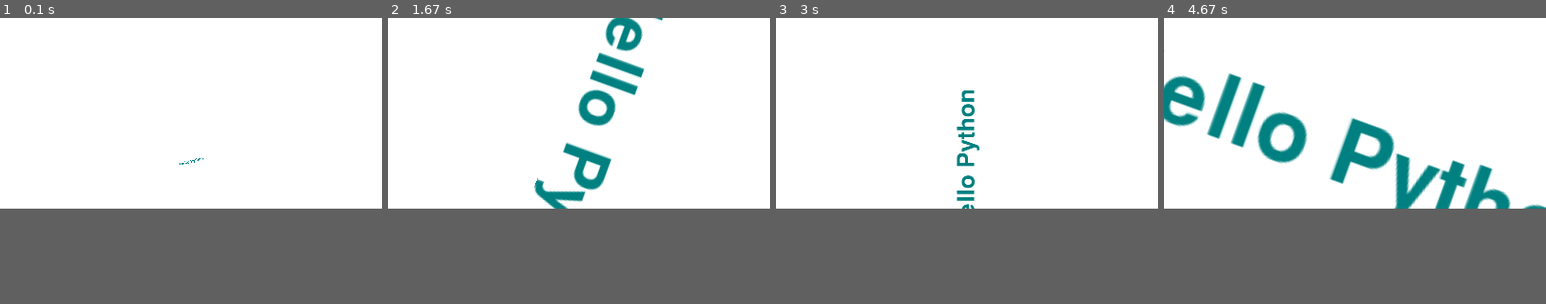
Above: before the commit, frames 1-4 (left to right).
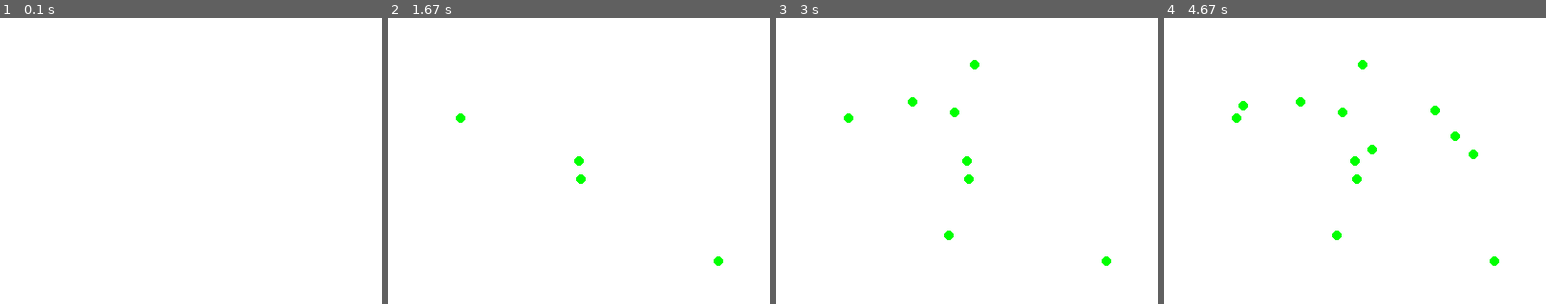
Above: after the commit, the same moments.

Repository: taketo-eng/pygame-practice
Game: pygame game, started from main.py
Same seed, same stepped clock (60 frames per second), same inputs: the game is played once before the commit and once after it.
Inputs (mouse positions are in pixels of both pictures, inside the frame that each line leads up to):
- Up to frame 1 (0.1 s): no input
- Up to frame 2 (1.67 s): click (579, 161) at 0.38 s; click (579, 178) at 0.72 s; click (460, 118) at 1.05 s; click (716, 261) at 1.38 s
- Up to frame 3 (3 s): click (974, 63) at 1.72 s; click (947, 235) at 2.05 s; click (955, 112) at 2.38 s; click (913, 100) at 2.72 s
- Up to frame 4 (4.67 s): click (1454, 135) at 3.05 s; click (1473, 155) at 3.38 s; click (1435, 109) at 3.72 s; click (1244, 106) at 4.05 s; click (1370, 149) at 4.38 s
In our replay, the window is 400x200 before the commit and 400x300 after it. These sizes can differ from the game's own. Grey fills any space a smaller window leaves; there, only what the larger window draws over its background counts as a difference.

The runs differ from the first frame. In frame 1, less than 0.1% of the frame differs, in the area x 47-54%, y 48-52%; in frame 2, 4.4%; in frame 3, 1.3%; in frame 4, 10%, in the area x 0-100%, y 14-87%.

Commit message:
マウスボタンで任意の場所に点を描画

Diff:
--- a/main.py
+++ b/main.py
@@ -1,37 +1,33 @@
 import sys
 import pygame
-from pygame.locals import QUIT
+from pygame.locals import QUIT, MOUSEBUTTONDOWN
 
 pygame.init()
 
 #ウィンドウの大きさ
-SURFACE = pygame.display.set_mode((400, 200))
+SURFACE = pygame.display.set_mode((400, 300))
 # 一定のフレームレートにする (オブジェクト生成)
 FPSCLOCK = pygame.time.Clock()
 
 def main():
     ''' main routine '''
-    sysfont = pygame.font.SysFont(None, 72)
-    message = sysfont.render('Hello Python', True, (0, 128, 128))
-    message_rect = message.get_rect()
-
-    theta = 0
-    scale = 1
+    mousepos = []
 
     while True:
+        SURFACE.fill((255, 255, 255))
+
         for event in pygame.event.get():
             if event.type == QUIT:
                 pygame.quit()
                 sys.exit()
+            elif event.type == MOUSEBUTTONDOWN:
+                mousepos.append(event.pos)
 
-        SURFACE.fill((255, 255, 255))
 
-        theta = (theta + 5) % 360
-        scale = (theta % 360) / 180
-        tmp_msg = pygame.transform.rotozoom(message, theta, scale)
-        tmp_rect = tmp_msg.get_rect()
-        tmp_rect.center = (200, 150)
-        SURFACE.blit(tmp_msg, tmp_rect)
+
+        for i, j in mousepos:
+            pygame.draw.circle(SURFACE, (0, 255, 0), (i, j), 5)
+
 
 
         pygame.display.update()
